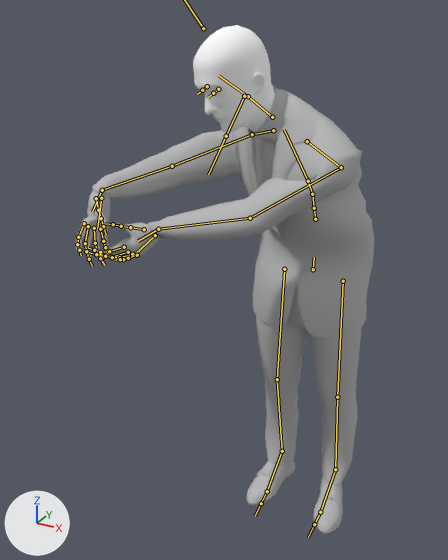
The Blender file Graphics/SuitedManFinal.1.blend as it was, and as the next commit left it.
Both versions are drawn from a camera (50 mm lens) standing at (0.632, -1.723, 1.72) and looking at (-0.218, -0.176, 0.947). Every picture has the same lights, and +X, +Y and +Z are marked at lower left. Both versions are drawn at frame 4 of the action 'DeformationSystemAction.001'; the numbers are the values there. The bones that bend it are drawn over the model as lines.

Objects in the first picture: 'HeadF', 'SuitGEO01'.
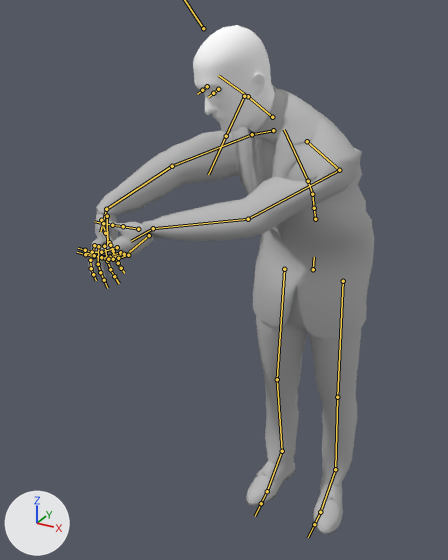
What the commit changed:
Bone 'Elbow_R' (bone_elbow_r) turns from (22, 7, 3) to (20, -1, 14) degrees about its own x, y and z.
Bone 'Scapula_L' (bone_scapula_l) turns from (51, -34, -40) to (55, -34, -41) degrees about its own x, y and z.
Bone 'Shoulder_L' (bone_shoulder_l) turns from (69, -30, -17) to (69, -37, -18) degrees about its own x, y and z.

Changed parts and their boxes (x1, y1, x2, y2) in the pictures (448 x 560 px):
'SuitGEO01', posed
    before: (76, 85, 374, 534)
    after: (83, 85, 374, 534)
bone 'Elbow_R', root to tip
    before: (172, 166) to (102, 190)
    after: (172, 166) to (106, 209)
bone 'Scapula_L', root to tip
    before: (307, 141) to (341, 167)
    after: (307, 141) to (339, 170)
bone 'Shoulder_L', root to tip
    before: (341, 167) to (250, 218)
    after: (339, 170) to (248, 219)
